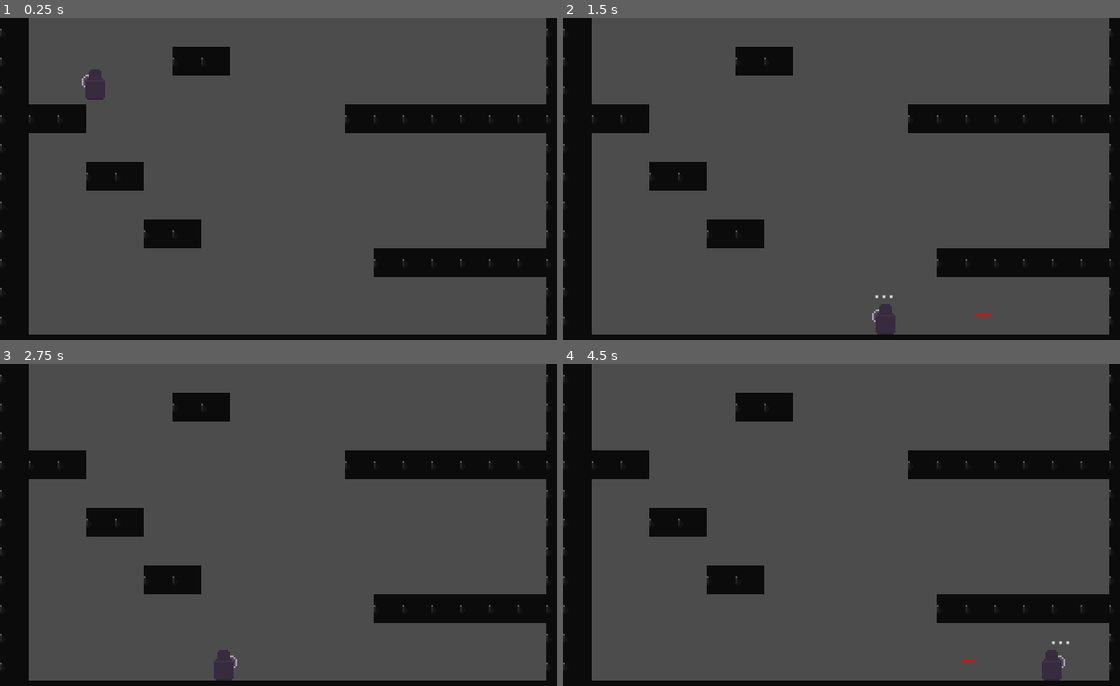
Above: before the commit, frames 1-4 (two rows, left to right).
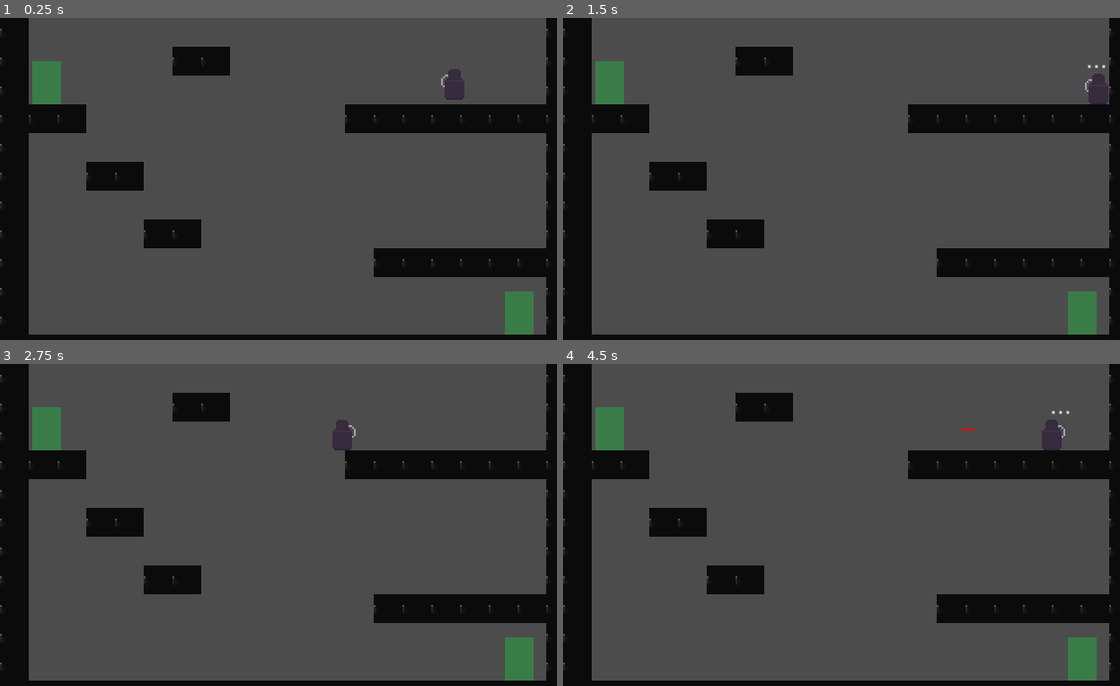
Above: after the commit, the same moments.

Repository: NicholasSurmava/pit-fighter
Game: Godot game, scene res://src/Levels/Level_1.tscn
Two runs of this game, one before a commit and one after it. Both use one fixed random seed, a clock stepped at 60 frames per second and the inputs below. This scene is started directly instead of the project's main scene.
Inputs:
- Up to frame 1 (0.25 s): no input
- Up to frame 2 (1.5 s): tap Enter at 0.5 s; hold Right (ui_right) from 0.53 s (still down); tap Shift (dash) at 0.6 s; tap Space (jump) at 0.77 s; tap Z (shoot) at 1.35 s
- Up to frame 3 (2.75 s): tap Space (jump) at 1.52 s; release Right (ui_right) at 2.03 s; hold Left (ui_left) from 2.03 s (still down); tap Shift (dash) at 2.1 s
- Up to frame 4 (4.5 s): release Left (ui_left) at 2.78 s; hold Right (ui_right) 2.78-4.28 s; tap Z (shoot) at 2.85, 4.35 s; tap Space (jump) at 3.02, 3.77 s; tap Shift (dash) at 3.6 s; hold Left (ui_left) from 4.28 s (still down)

The runs differ from the first frame. In frame 1, 2.0% of the frame differs, in the area x 5-96%, y 13-99%; in frame 2, 2.0%; in frame 3, 2.0%; in frame 4, 2.1%.
Error after the commit: Invalid get index 'level_1' (on base: 'Nil'). (res://src/Actors/Enemies/Spawner/Spawner.gd:11)

Commit message:
created enemy spawner node, added some test code for spawner

Diff:
--- /dev/null
+++ b/game/src/Actors/Enemies/Spawner/Spawner.gd
@@ -0,0 +1,24 @@
+extends StaticBody2D
+
+var HP setget set_hp, get_hp
+export var ENEMY_TYPE : String
+
+func _ready() -> void:
+	print(name + " is ready")
+	print("Spawning " + ENEMY_TYPE + " types.")
+
+
+	print(Autoload.enemies_per_level["level_1"])
+#	for count in (Autoload.enemies_per_level["level_1"] / 2):
+	for count in 3:
+		var enemy_to_spawn = load(ENEMY_TYPE).instance()
+		get_tree().root.add_child(enemy_to_spawn)
+		enemy_to_spawn.global_position = self.global_position
+		print("spawned enemy # " + str(count))
+		yield(get_tree().create_timer(0.7), "timeout")
+
+func get_hp():
+	return HP
+
+func set_hp(new_hp):
+	HP = new_hp
--- /dev/null
+++ b/game/src/Actors/Enemies/Spawner/Spawner.tscn
@@ -0,0 +1,23 @@
+[gd_scene load_steps=3 format=2]
+
+[ext_resource path="res://src/Actors/Enemies/Spawner/Spawner.gd" type="Script" id=1]
+
+[sub_resource type="RectangleShape2D" id=1]
+extents = Vector2( 8, 12 )
+
+[node name="Spawner" type="StaticBody2D"]
+collision_layer = 8
+collision_mask = 0
+script = ExtResource( 1 )
+
+[node name="ColorRect" type="ColorRect" parent="."]
+margin_right = 16.0
+margin_bottom = 24.0
+color = Color( 0.227451, 0.486275, 0.278431, 1 )
+__meta__ = {
+"_edit_use_anchors_": false
+}
+
+[node name="CollisionShape2D" type="CollisionShape2D" parent="."]
+position = Vector2( 8, 12 )
+shape = SubResource( 1 )
--- a/game/src/Actors/Enemies/Enemy_1.tscn
+++ b/game/src/Actors/Enemies/Swarmer/Swarmer.tscn
@@ -1,6 +1,6 @@
 [gd_scene load_steps=3 format=2]
 
-[ext_resource path="res://src/Actors/Enemies/Enemy_1.gd" type="Script" id=1]
+[ext_resource path="res://src/Actors/Enemies/Swarmer/Swarmer.gd" type="Script" id=1]
 
 [sub_resource type="RectangleShape2D" id=1]
 extents = Vector2( 7, 6.5 )
--- a/game/src/Levels/Level.gd
+++ b/game/src/Levels/Level.gd
@@ -9,4 +9,7 @@
 	print(level_name)
 	var player = PLAYER_PATH.instance()
 	add_child(player)
-	player.global_position = Vector2(50, 0)
+	player.global_position = Vector2(250, 0)
+
+func _process(delta) -> void:
+	$Label.text = "Enemies: "
--- a/game/src/Levels/Level_1.tscn
+++ b/game/src/Levels/Level_1.tscn
@@ -1,7 +1,8 @@
-[gd_scene load_steps=3 format=2]
+[gd_scene load_steps=4 format=2]
 
 [ext_resource path="res://src/Levels/Level.gd" type="Script" id=1]
 [ext_resource path="res://src/tiles.tres" type="TileSet" id=2]
+[ext_resource path="res://src/Actors/Enemies/Spawner/Spawner.tscn" type="PackedScene" id=3]
 
 [node name="Level_1" type="Node"]
 script = ExtResource( 1 )
@@ -9,5 +10,18 @@
 [node name="MapTiles" type="TileMap" parent="."]
 tile_set = ExtResource( 2 )
 cell_size = Vector2( 16, 16 )
+collision_layer = 2
 format = 1
 tile_data = PoolIntArray( 0, 0, 0, 19, 0, 0, 65536, 0, 0, 65542, 0, 0, 65543, 0, 0, 65555, 0, 0, 131072, 0, 0, 131091,  …(776 unchanged characters)…
+
+[node name="Enemies" type="Node" parent="."]
+
+[node name="Spawners" type="Node" parent="."]
+
+[node name="Spawner" parent="Spawners" instance=ExtResource( 3 )]
+position = Vector2( 281, 152 )
+ENEMY_TYPE = "res://src/Actors/Enemies/Swarmer/Swarmer.tscn"
+
+[node name="Spawner2" parent="Spawners" instance=ExtResource( 3 )]
+position = Vector2( 18, 24 )
+ENEMY_TYPE = "res://src/Actors/Enemies/Swarmer/Swarmer.tscn"
Renamed: game/src/Actors/Enemies/Enemy_1.gd -> game/src/Actors/Enemies/Swarmer/Swarmer.gd
